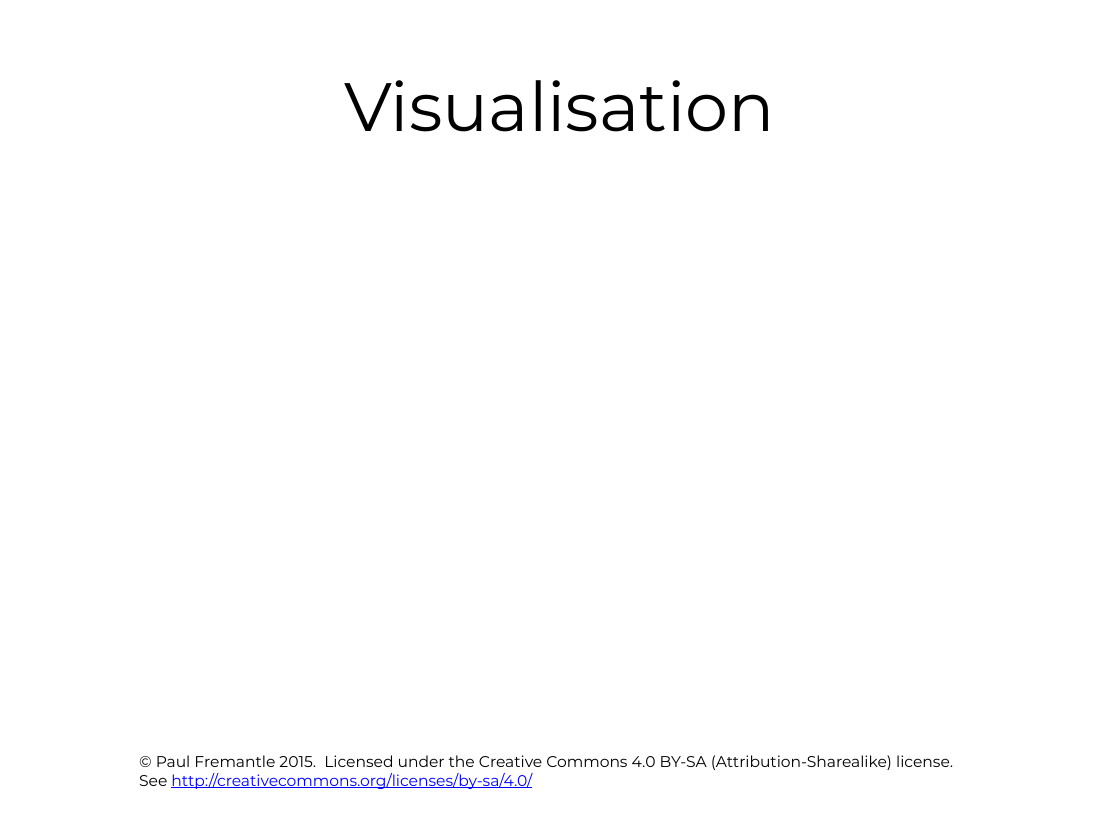
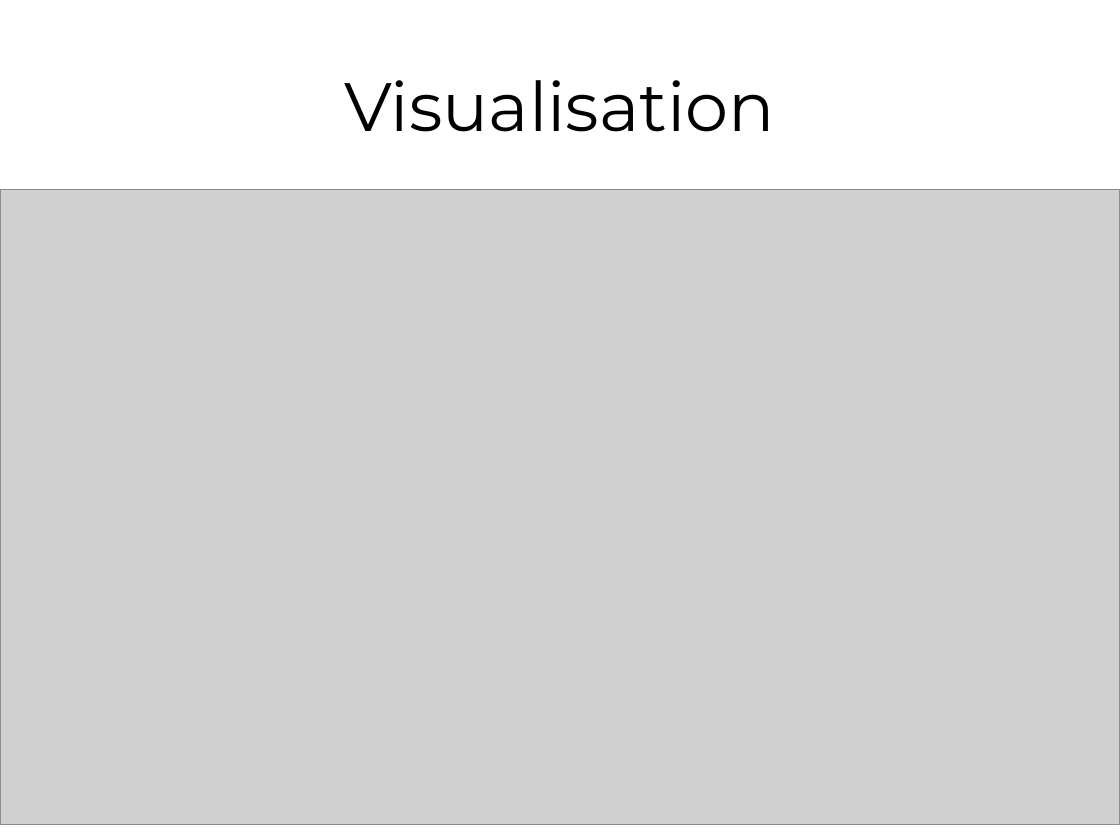
Before and after one commit to pzfreo/ox-clo, a slide deck: slide 14 of pres-source/12-big-data-recap.pptx (slide 9 before the commit). Drawn at 1120x840 pixels with LibreOffice and Linux fonts; fonts in the diff are those of the drawing; grey boxes stand for pictures; background and template pictures are left out. Boxes give left, top, right and bottom in pixels: in the first picture for what was removed or moved away, otherwise in the second. Text is boxed around its words. In the diff, an @@ line names an element or a change of style, - is before the commit and + after.

```diff
--- a/pres-source/12-big-data-recap.pptx
+++ b/pres-source/12-big-data-recap.pptx
@@ picture added at (0,189,1120,824) @@
@@ text removed at (139,755,953,789) @@
-© Paul Fremantle 2015. Licensed under the Creative Commons 4.0 BY-SA (Attribution-Sharealike) license.
-See http://creativecommons.org/licenses/by-sa/4.0/
```
Also in this commit, not shown: 6 other slides changed, 14 slides added, 8 slides removed.
